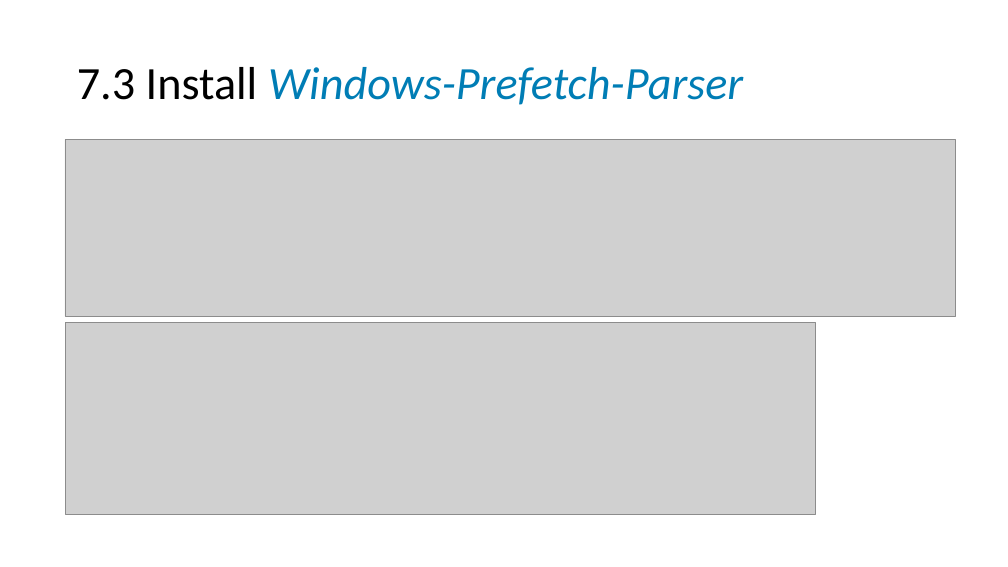
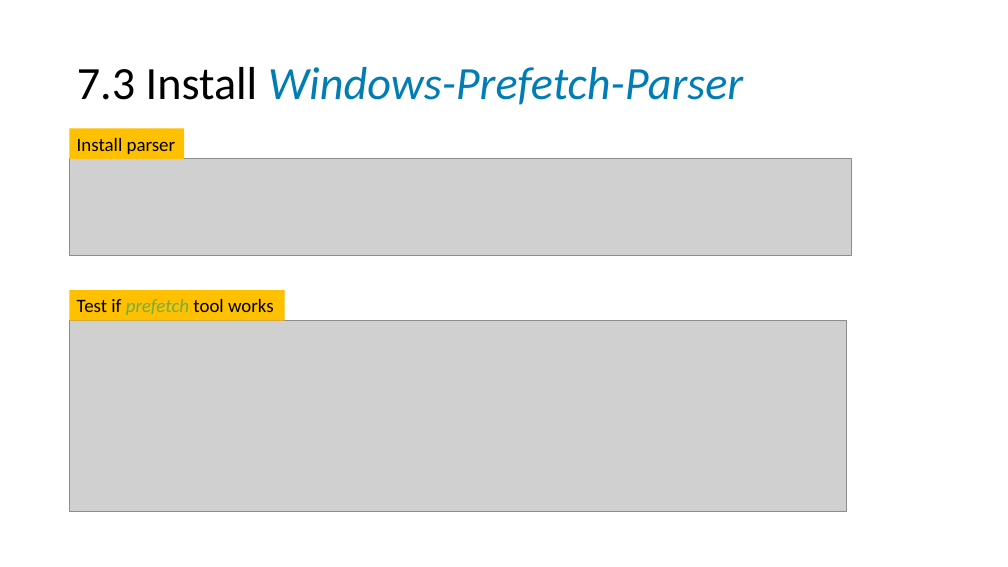
Before and after one commit to frankwxu/digital-forensics-lab, a slide deck: slide 43 of NIST_Data_Leakage_Case/NIST_Data_Leakage_00_Env_Setting.pptx. Drawn at 1008x567 pixels with LibreOffice and Linux fonts; fonts in the diff are those of the drawing; grey boxes stand for pictures; background and template pictures are left out. Boxes give left, top, right and bottom in pixels: in the first picture for what was removed or moved away, otherwise in the second. Text is boxed around its words. In the diff, an @@ line names an element or a change of style, - is before the commit and + after.

```diff
--- a/NIST_Data_Leakage_Case/NIST_Data_Leakage_00_Env_Setting.pptx
+++ b/NIST_Data_Leakage_Case/NIST_Data_Leakage_00_Env_Setting.pptx
@@ picture removed at (65,140,956,316) @@
@@ rectangle added at (70,129,185,159), fill #FFC000, 18 pt, text #000000 @@
+Install parser
@@ picture added at (70,158,851,255) @@
@@ rectangle added at (70,290,285,321), fill #FFC000, 18 pt, text #000000 @@
+Test if prefetch tool works
@@ picture: place and size @@
-picture at (66,322,815,514)
+picture at (70,321,846,511)
```
Also in this commit, not shown: 1 slide removed, 39 other files.
